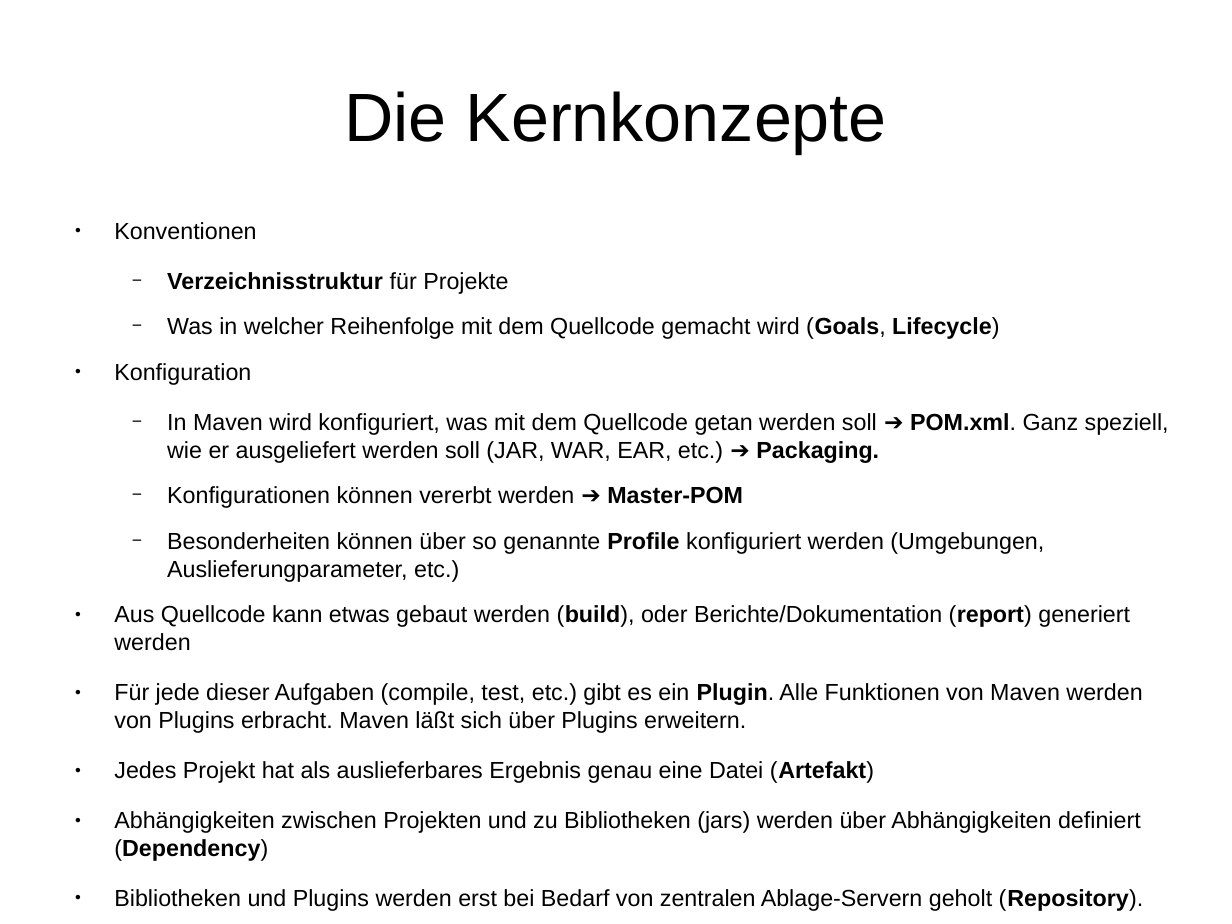
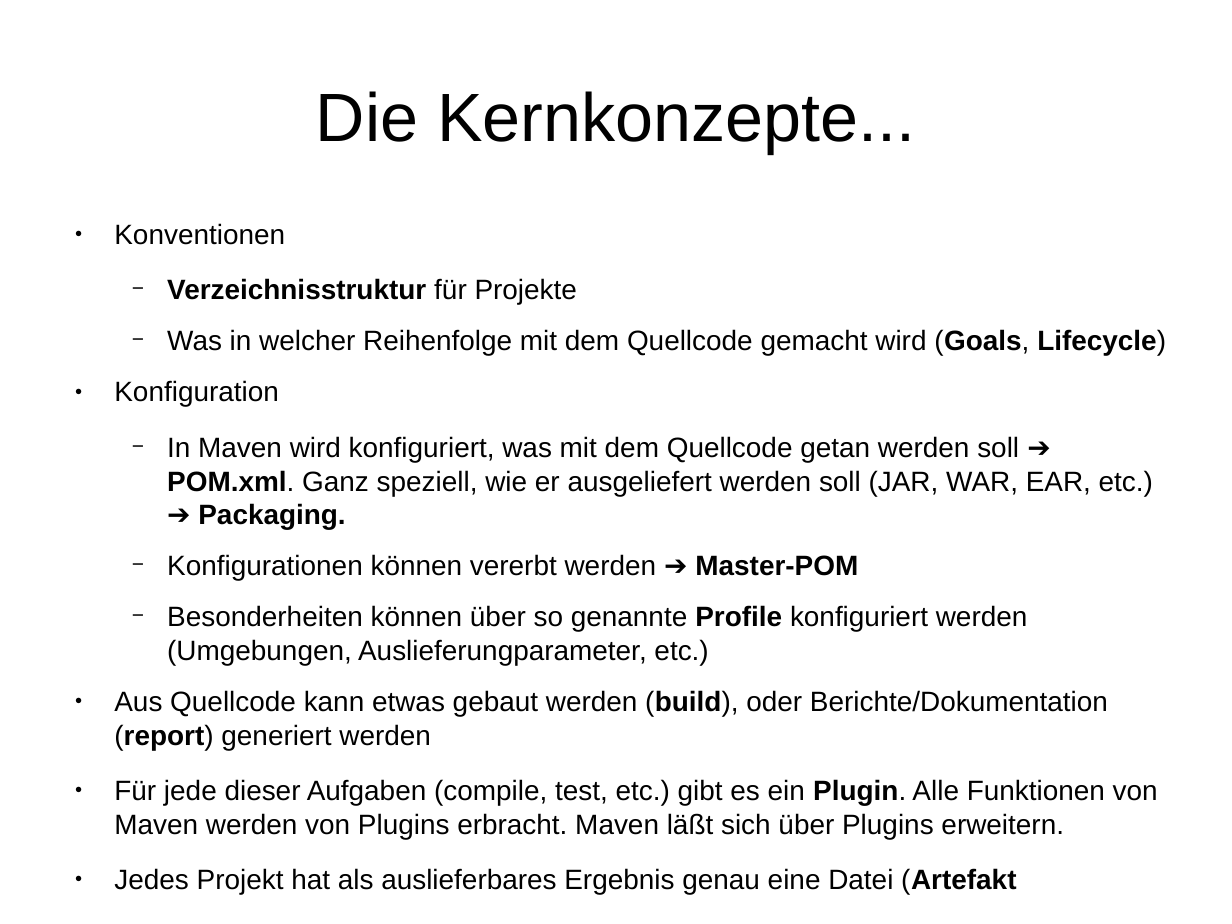
Before and after one commit to herrwieger/experttrainingbuildsystems, a slide deck: slide 3 of praesentationen/maven2.odp. Drawn at 1232x924 pixels with LibreOffice and Linux fonts; fonts in the diff are those of the drawing. Boxes give left, top, right and bottom in pixels: in the first picture for what was removed or moved away, otherwise in the second. Text is boxed around its words. In the diff, an @@ line names an element or a change of style, - is before the commit and + after.

Commit message:
ergebnisse der besprechung von heute morgen ergänzt.

```diff
--- a/praesentationen/maven2.odp
+++ b/praesentationen/maven2.odp
@@ title at (x1=316, y1=91, x2=915, y2=153): text changed @@
-Die Kernkonzepte
+Die Kernkonzepte...
@@ text at (x1=114, y1=223, x2=1166, y2=839): size 15 to 18 pt @@
@@ text at (x1=114, y1=868, x2=1016, y2=894): text changed; size 15 to 18 pt @@
-● Jedes Projekt hat als auslieferbares Ergebnis genau eine Datei (Artefakt)
-● Abhängigkeiten zwischen Projekten und zu Bibliotheken (jars) werden über Abhängigkeiten definiert (Dependency)
-● Bibliotheken und Plugins werden erst bei Bedarf von zentralen Ablage-Servern geholt (Repository).
+● Jedes Projekt hat als auslieferbares Ergebnis genau eine Datei (Artefakt
```
Also in this commit, not shown: 1 other slide changed, 3 slides added.
